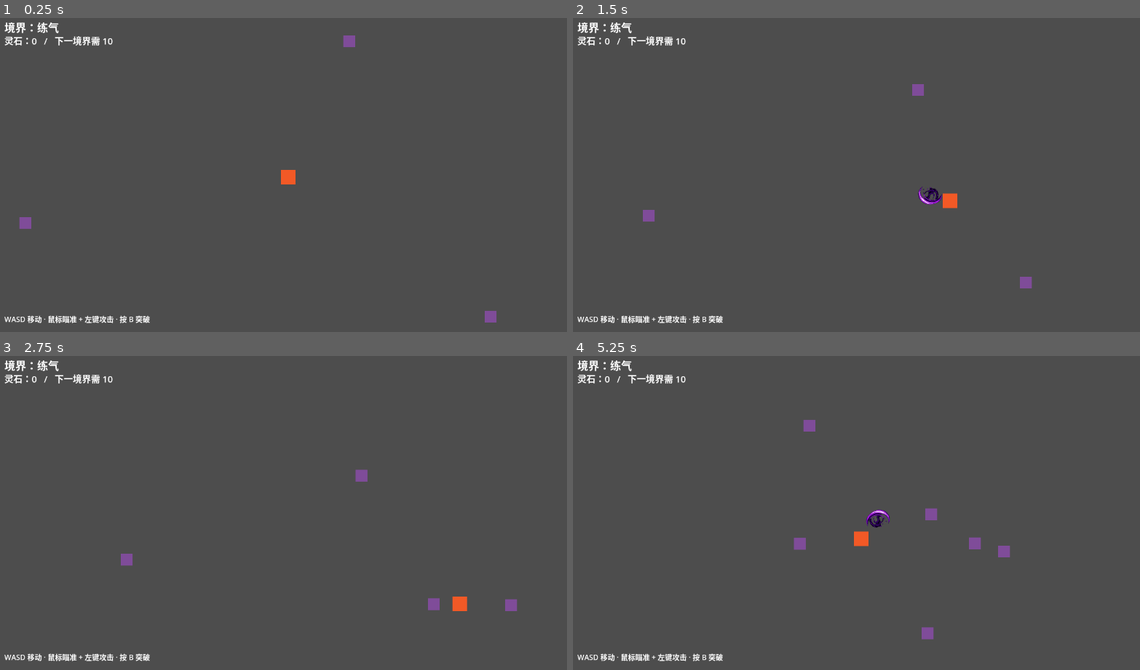
Above: before the commit, frames 1-4 (two rows, left to right).
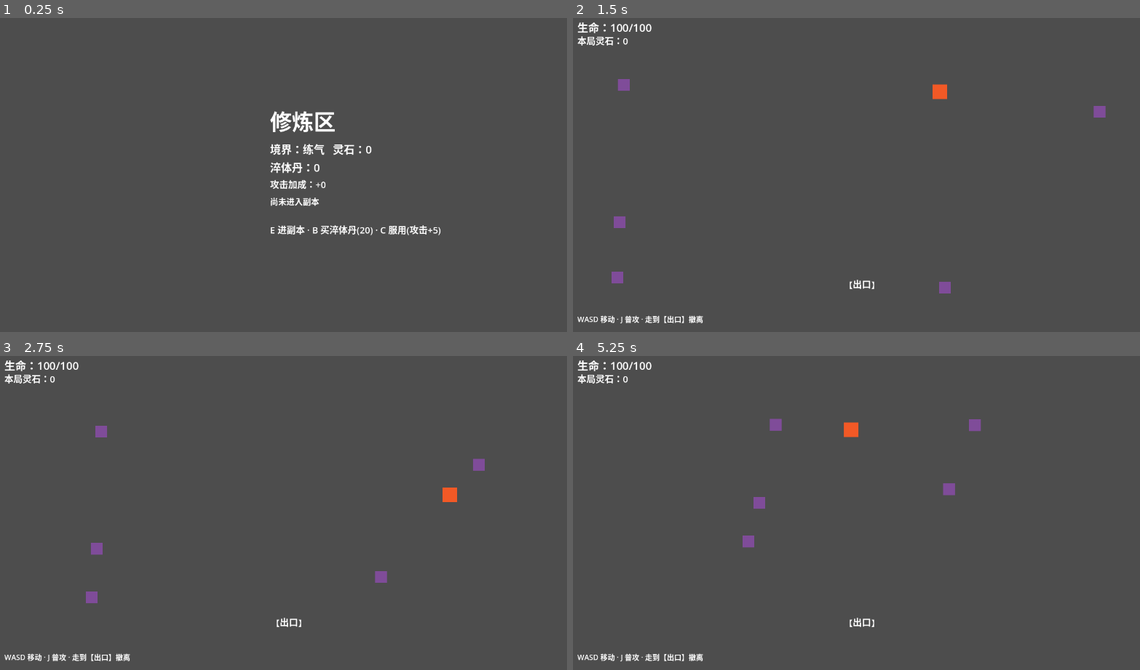
Above: after the commit, the same moments.

Repository: Qing-zhou2/xiuxian-game
Game: Godot game, scene res://scenes/Hub.tscn
Same seed, same stepped clock (60 frames per second), same inputs: the game is played once before the commit and once after it. Before the commit the project starts from res://scenes/Main.tscn.
Inputs (mouse positions are in pixels of both pictures, inside the frame that each line leads up to):
- Up to frame 1 (0.25 s): no input
- Up to frame 2 (1.5 s): tap Enter at 0.5 s; move the mouse to (986, 159) at 0.52 s; hold D 0.53-1.28 s; tap E at 0.6 s; click (986, 159) at 0.67 s; tap B at 0.8, 1.35 s; move the mouse to (743, 193) at 1.27 s; hold S from 1.28 s (still down); click (743, 193) at 1.42 s
- Up to frame 3 (2.75 s): tap C at 1.55, 2.1 s; move the mouse to (345, 443) at 2.02 s; release S at 2.03 s; hold D from 2.03 s (still down); click (345, 443) at 2.17 s; tap J at 2.3 s
- Up to frame 4 (5.25 s): move the mouse to (833, 582) at 2.77 s; release D at 2.78 s; hold W 2.78-3.53 s; tap J at 2.85 s; click (833, 582) at 2.92 s; tap E at 3.05, 3.6 s; move the mouse to (1037, 563) at 3.52 s; hold A 3.53-5.03 s; click (1037, 563) at 3.67 s; tap B at 3.8, 4.35 s; move the mouse to (686, 465) at 4.27 s; click (686, 465) at 4.42 s; tap C at 4.55, 5.1 s; move the mouse to (890, 516) at 5.02 s; hold S from 5.03 s (still down); click (890, 516) at 5.17 s

The runs differ from the first frame. In frame 1, 2.6% of the frame differs, in the area x 0-88%, y 1-98%; in frame 2, 1.8%; in frame 3, 1.8%; in frame 4, 2.1%.

Commit message:
完成 M1 最小可玩闭环：副本结算、丹药成长、收尾反馈与开发日志
Co-Authored-By: Claude <noreply@anthropic.com>

Diff:
--- /dev/null
+++ b/data/game_config.gd
@@ -0,0 +1,37 @@
+extends RefCounted
+
+# 全局数值与名称配置（铁律 #1：集中在 data/，禁止散落硬编码）
+# 当前用配置脚本；后续如需在 Godot 编辑器里可视化编辑，可迁移到 .tres Resource。
+
+# ---- 玩家（基础值；永久成长加成由 GameManager 叠加）----
+const PLAYER_MAX_HP := 100
+const PLAYER_ATTACK_DAMAGE := 10
+const PLAYER_MOVE_SPEED := 260.0
+const PLAYER_ATTACK_COOLDOWN := 0.3
+const PLAYER_ATTACK_RANGE := 40.0
+
+# ---- 敌人 ----
+const ENEMY_MAX_HP := 30
+const ENEMY_MOVE_SPEED := 90.0
+const ENEMY_SPIRIT_STONE_VALUE := 3
+const ENEMY_ATTACK_DAMAGE := 5
+const ENEMY_ATTACK_INTERVAL := 1.0
+
+# ---- 境界（序号 0=练气 1=筑基 2=金丹 3=元婴）----
+const REALM_NAMES := ["练气", "筑基", "金丹", "元婴"]
+const BREAKTHROUGH_COST := [0, 10, 40, 150]
+
+# ---- 副本结算 ----
+const FAILURE_RETENTION := 0.5  # 死亡失败时普通资源保留比例（下取整）
+
+# ---- 丹药（成长消耗品）----
+# 每种丹药一条配置；未来新增丹药 = 在数组里加一条，不改逻辑。
+const PILLS := [
+    {
+        "id": "attack",
+        "name": "淬体丹",
+        "price": 20,              # 灵石价格
+        "attr": "attack_damage",  # 提升的属性键
+        "amount": 5,              # 每次服用的提升量
+    },
+]
--- a/project.godot
+++ b/project.godot
@@ -11,12 +11,13 @@
 [application]
 
 config/name="修仙动作游戏"
-run/main_scene="res://scenes/Main.tscn"
+run/main_scene="res://scenes/Hub.tscn"
 config/features=PackedStringArray("4.5")
 
 [autoload]
 
 GameManager="*res://scripts/GameManager.gd"
+RunManager="*res://scripts/RunManager.gd"
 
 [display]
 
--- /dev/null
+++ b/scenes/Dungeon.tscn
@@ -0,0 +1,6 @@
+[gd_scene load_steps=2 format=3]
+
+[ext_resource type="Script" path="res://scripts/Dungeon.gd" id="1"]
+
+[node name="Dungeon" type="Node2D"]
+script = ExtResource("1")
--- /dev/null
+++ b/scenes/Hub.tscn
@@ -0,0 +1,6 @@
+[gd_scene load_steps=2 format=3]
+
+[ext_resource type="Script" path="res://scripts/Hub.gd" id="1"]
+
+[node name="Hub" type="Node2D"]
+script = ExtResource("1")
--- a/scenes/Main.tscn
+++ /dev/null
@@ -1,6 +0,0 @@
-[gd_scene load_steps=2 format=3]
-
-[ext_resource type="Script" path="res://scripts/Main.gd" id="1"]
-
-[node name="Main" type="Node2D"]
-script = ExtResource("1")
--- a/scripts/Drop.gd
+++ b/scripts/Drop.gd
@@ -6,6 +6,7 @@
 const DROP_TEXTURE := preload("res://assets/spirit_stone.png")
 
 var value := 3
+var _taken := false
 
 
 func _ready() -> void:
@@ -23,6 +24,9 @@
 
 
 func _on_body_entered(body: Node) -> void:
+	if _taken:
+		return
 	if body.is_in_group("player"):
-		GameManager.add_spirit_stones(value)
+		_taken = true
+		RunManager.add_temp_stones(value)
 		queue_free()
--- /dev/null
+++ b/scripts/Dungeon.gd
@@ -0,0 +1,124 @@
+extends Node2D
+
+# 副本：出生点、敌人、战斗、拾取（临时收益）、固定出口、死亡结算
+# 撤离/死亡统一走 RunManager.settle() 后返回修炼区
+
+const PlayerScript := preload("res://scripts/Player.gd")
+const EnemyScript := preload("res://scripts/Enemy.gd")
+
+const SPAWN_POS := Vector2(640, 120)   # 玩家出生点
+const EXIT_POS := Vector2(640, 600)    # 固定撤离出口
+const ENEMY_COUNT := 5                 # 本局敌人数量（M1 固定一批，不做刷新）
+
+var player
+var hud_hp: Label
+var hud_stones: Label
+var hud_hint: Label
+var _run_ended := false
+
+
+func _ready() -> void:
+	RunManager.reset()   # 进副本清空单局临时状态
+	_setup_exit()
+	_spawn_player()
+	_setup_hud()
+	for i in ENEMY_COUNT:
+		_spawn_enemy()
+	RunManager.temp_stones_changed.connect(_on_temp_stones_changed)
+	_update_hud()
+
+
+func _setup_exit() -> void:
+	var exit_area := Area2D.new()
+	exit_area.collision_layer = 0
+	exit_area.collision_mask = 1  # 检测玩家层
+	var shape := CollisionShape2D.new()
+	var circle := CircleShape2D.new()
+	circle.radius = 36.0
+	shape.shape = circle
+	exit_area.add_child(shape)
+	exit_area.position = EXIT_POS
+	add_child(exit_area)
+	exit_area.body_entered.connect(_on_exit_entered)
+
+
+func _spawn_player() -> void:
+	player = PlayerScript.new()
+	add_child(player)
+	player.add_to_group("player")
+	player.global_position = SPAWN_POS
+	player.health_changed.connect(_on_health_changed)
+
+
+func _spawn_enemy() -> void:
+	var enemy = EnemyScript.new()
+	add_child(enemy)
+	enemy.player = player
+	enemy.global_position = _random_spawn_pos()
+
+
+func _random_spawn_pos() -> Vector2:
+	match randi() % 4:
+		0: return Vector2(randf_range(40, 1240), 40)
+		1: return Vector2(randf_range(40, 1240), 680)
+		2: return Vector2(40, randf_range(40, 680))
+		3: return Vector2(1240, randf_range(40, 680))
+	return Vector2(640, 360)
+
+
+func _setup_hud() -> void:
+	var canvas := CanvasLayer.new()
+	add_child(canvas)
+
+	hud_hp = Label.new()
+	hud_hp.position = Vector2(16, 12)
+	hud_hp.add_theme_font_size_override("font_size", 24)
+	canvas.add_child(hud_hp)
+
+	hud_stones = Label.new()
+	hud_stones.position = Vector2(16, 44)
+	hud_stones.add_theme_font_size_override("font_size", 20)
+	canvas.add_child(hud_stones)
+
+	hud_hint = Label.new()
+	hud_hint.position = Vector2(16, 660)
+	hud_hint.add_theme_font_size_override("font_size", 16)
+	canvas.add_child(hud_hint)
+
+	# 出口标记（占位文字，后续换正式出口素材）
+	var exit_label := Label.new()
+	exit_label.text = "【出口】"
+	exit_label.position = EXIT_POS - Vector2(30, 20)
+	exit_label.add_theme_font_size_override("font_size", 20)
+	canvas.add_child(exit_label)
+
+
+func _update_hud() -> void:
+	if player == null or not is_instance_valid(player):
+		return
+	hud_hp.text = "生命：" + str(player.hp) + "/" + str(player.max_hp)
+	hud_stones.text = "本局灵石：" + str(RunManager.temp_stones)
+	hud_hint.text = "WASD 移动 · J 普攻 · 走到【出口】撤离"
+
+
+func _on_temp_stones_changed(_amount: int) -> void:
+	_update_hud()
+
+
+func _on_health_changed(hp: int) -> void:
+	_update_hud()
+	if hp <= 0:
+		_end_run(false)
+
+
+func _on_exit_entered(body: Node) -> void:
+	if body == player:
+		_end_run(true)
+
+
+func _end_run(success: bool) -> void:
+	if _run_ended:
+		return
+	_run_ended = true
+	RunManager.settle(success)
+	get_tree().call_deferred("change_scene_to_file", "res://scenes/Hub.tscn")
--- a/scripts/Enemy.gd
+++ b/scripts/Enemy.gd
@@ -3,14 +3,19 @@
 # 敌人：简单追击 AI（MVP 用代码，后续换 LimboAI 行为树）
 # 美术素材：assets/enemy.png（覆盖同名文件即可换图）
 
+const GameConfig := preload("res://data/game_config.gd")
 const DropScript := preload("res://scripts/Drop.gd")
 const ENEMY_TEXTURE := preload("res://assets/enemy.png")
 
-const MOVE_SPEED := 90.0
+const MOVE_SPEED := GameConfig.ENEMY_MOVE_SPEED
+const ATTACK_DAMAGE := GameConfig.ENEMY_ATTACK_DAMAGE
+const ATTACK_INTERVAL := GameConfig.ENEMY_ATTACK_INTERVAL
+const CONTACT_RANGE := 30.0   # 接触伤害判定距离（MVP 用距离，后续换 Area2D）
 
-var hp := 30
-var spirit_stone_value := 3
+var hp := GameConfig.ENEMY_MAX_HP
+var spirit_stone_value := GameConfig.ENEMY_SPIRIT_STONE_VALUE
 var player: Node2D
+var _attack_timer := 0.0
 
 
 func _ready() -> void:
@@ -26,12 +31,18 @@
 	add_child(sprite)
 
 
-func _physics_process(_delta: float) -> void:
+func _physics_process(delta: float) -> void:
 	if player == null or not is_instance_valid(player):
 		return
 	var dir := (player.global_position - global_position).normalized()
 	velocity = dir * MOVE_SPEED
 	move_and_slide()
+	_attack_timer = max(0.0, _attack_timer - delta)
+	# 接触伤害：靠近玩家时按间隔造成伤害（MVP 用距离判定，后续可换 Area2D 攻击判定）
+	if _attack_timer <= 0.0 and global_position.distance_to(player.global_position) < CONTACT_RANGE:
+		_attack_timer = ATTACK_INTERVAL
+		if player.has_method("take_damage"):
+			player.take_damage(ATTACK_DAMAGE)
 
 
 func take_damage(dmg: int) -> void:
--- a/scripts/GameManager.gd
+++ b/scripts/GameManager.gd
@@ -5,14 +5,19 @@
 
 signal realm_changed(new_realm: int)
 signal currency_changed(amount: int)
+signal pills_changed(count: int)
+
+const GameConfig := preload("res://data/game_config.gd")
 
 # 境界配置（序号 0=练气 1=筑基 2=金丹 3=元婴）
-const REALM_NAMES := ["练气", "筑基", "金丹", "元婴"]
-# 突破到下一境界所需灵石（初版占位，后续平衡，见 docs/GDD.md）
-const BREAKTHROUGH_COST := [0, 10, 40, 150]
+const REALM_NAMES := GameConfig.REALM_NAMES
+# 突破到下一境界所需灵石（初版占位，后续平衡，见 docs/GAME_DESIGN.md）
+const BREAKTHROUGH_COST := GameConfig.BREAKTHROUGH_COST
 
 var realm := 0
 var spirit_stones := 0
+var pills := {}        # 丹药持有数：id -> 数量
+var attr_bonus := {}   # 永久属性加成：属性键 -> 数值
 
 
 func add_spirit_stones(n: int) -> void:
@@ -42,3 +47,42 @@
 	if realm >= REALM_NAMES.size() - 1:
 		return -1
 	return BREAKTHROUGH_COST[realm + 1]
+
+
+# ---- 丹药（成长消耗品：灵石 → 丹药 → 属性）----
+
+func pill_def(id: String) -> Dictionary:
+	for p in GameConfig.PILLS:
+		if p["id"] == id:
+			return p
+	return {}
+
+
+func pill_count(id: String) -> int:
+	return int(pills.get(id, 0))
+
+
+func get_attr_bonus(attr: String) -> int:
+	return int(attr_bonus.get(attr, 0))
+
+
+func buy_pill(id: String) -> bool:
+	var def := pill_def(id)
+	if def.is_empty() or spirit_stones < int(def["price"]):
+		return false
+	spirit_stones -= int(def["price"])
+	pills[id] = pill_count(id) + 1
+	currency_changed.emit(spirit_stones)
+	pills_changed.emit(pill_count(id))
+	return true
+
+
+func consume_pill(id: String) -> bool:
+	var def := pill_def(id)
+	if def.is_empty() or pill_count(id) <= 0:
+		return false
+	pills[id] = pill_count(id) - 1
+	var attr := str(def["attr"])
+	attr_bonus[attr] = get_attr_bonus(attr) + int(def["amount"])
+	pills_changed.emit(pill_count(id))
+	return true
--- /dev/null
+++ b/scripts/Hub.gd
@@ -0,0 +1,121 @@
+extends Node2D
+
+# 修炼区：展示永久资源、结算结果，买丹药/服用，按 E 进入副本
+# 丹药链路（灵石 → 丹药 → 属性）见 docs/DEV_LOG.md 决策 20-21
+
+var _info: Label
+var _pill: Label
+var _bonus: Label
+var _last: Label
+var _hint: Label
+var _msg: Label
+var _msg_timer: Timer
+
+
+func _ready() -> void:
+	_setup_ui()
+	GameManager.currency_changed.connect(_on_currency_changed)
+	GameManager.pills_changed.connect(_on_pills_changed)
+	_update_ui()
+
+
+func _setup_ui() -> void:
+	var canvas := CanvasLayer.new()
+	add_child(canvas)
+
+	var title := Label.new()
+	title.text = "修炼区"
+	title.position = Vector2(600, 200)
+	title.add_theme_font_size_override("font_size", 48)
+	canvas.add_child(title)
+
+	_info = Label.new()
+	_info.position = Vector2(600, 280)
+	_info.add_theme_font_size_override("font_size", 24)
+	canvas.add_child(_info)
+
+	_pill = Label.new()
+	_pill.position = Vector2(600, 320)
+	_pill.add_theme_font_size_override("font_size", 24)
+	canvas.add_child(_pill)
+
+	_bonus = Label.new()
+	_bonus.position = Vector2(600, 360)
+	_bonus.add_theme_font_size_override("font_size", 20)
+	canvas.add_child(_bonus)
+
+	_last = Label.new()
+	_last.position = Vector2(600, 400)
+	_last.add_theme_font_size_override("font_size", 18)
+	canvas.add_child(_last)
+
+	_hint = Label.new()
+	_hint.position = Vector2(600, 460)
+	_hint.add_theme_font_size_override("font_size", 20)
+	canvas.add_child(_hint)
+
+	_msg = Label.new()
+	_msg.position = Vector2(600, 520)
+	_msg.add_theme_font_size_override("font_size", 18)
+	_msg.visible = false
+	canvas.add_child(_msg)
+
+	_msg_timer = Timer.new()
+	_msg_timer.one_shot = true
+	_msg_timer.wait_time = 1.6
+	add_child(_msg_timer)
+	_msg_timer.timeout.connect(_clear_msg)
+
+
+func _update_ui() -> void:
+	_info.text = "境界：" + GameManager.realm_name() + "   灵石：" + str(GameManager.spirit_stones)
+	var def := GameManager.pill_def("attack")
+	_pill.text = str(def.get("name", "")) + "：" + str(GameManager.pill_count("attack"))
+	_bonus.text = "攻击加成：+" + str(GameManager.get_attr_bonus("attack_damage"))
+	_last.text = _last_run_text()
+	_hint.text = "E 进副本 · B 买" + str(def.get("name", "")) + "(" + str(def.get("price", 0)) + ") · C 服用(攻击+" + str(def.get("amount", 0)) + ")"
+
+
+func _last_run_text() -> String:
+	if not RunManager.has_run:
+		return "尚未进入副本"
+	if RunManager.last_run_success:
+		return "上次结算：撤离成功 +" + str(RunManager.last_run_gain) + " 灵石"
+	return "上次结算：死亡，保留 " + str(RunManager.last_run_gain) + " 灵石"
+
+
+func _show_msg(text: String) -> void:
+	_msg.text = text
+	_msg.visible = true
+	_msg_timer.start()
+
+
+func _clear_msg() -> void:
+	_msg.visible = false
+
+
+func _on_currency_changed(_amount: int) -> void:
+	_update_ui()
+
+
+func _on_pills_changed(_count: int) -> void:
+	_update_ui()
+
+
+func _unhandled_input(event: InputEvent) -> void:
+	if not (event is InputEventKey and event.pressed and not event.echo):
+		return
+	match event.keycode:
+		KEY_E:
+			get_tree().change_scene_to_file("res://scenes/Dungeon.tscn")
+		KEY_B:
+			if GameManager.buy_pill("attack"):
+				_show_msg("购买成功")
+			else:
+				_show_msg("灵石不足，无法购买")
+		KEY_C:
+			if GameManager.consume_pill("attack"):
+				var amount := int(GameManager.pill_def("attack").get("amount", 0))
+				_show_msg("服用成功，攻击 +" + str(amount))
+			else:
+				_show_msg("没有可服用的丹药")
--- a/scripts/Main.gd
+++ /dev/null
@@ -1,95 +0,0 @@
-extends Node2D
-
-# 主场景：生成玩家、敌人，维护 HUD
-
-const PlayerScript := preload("res://scripts/Player.gd")
-const EnemyScript := preload("res://scripts/Enemy.gd")
-
-var player
-var hud_realm: Label
-var hud_stones: Label
-var hud_hint: Label
-
-
-func _ready() -> void:
-	_spawn_player()
-	_setup_hud()
-	GameManager.realm_changed.connect(_on_realm_changed)
-	GameManager.currency_changed.connect(_on_currency_changed)
-	# 定时刷怪
-	var timer := Timer.new()
-	timer.wait_time = 1.5
-	timer.autostart = true
-	add_child(timer)
-	timer.timeout.connect(_spawn_enemy)
-	# 开局先来几个
-	for i in 3:
-		_spawn_enemy()
-	_update_hud()
-
-
-func _spawn_player() -> void:
-	player = PlayerScript.new()
-	add_child(player)
-	player.add_to_group("player")
-	player.global_position = Vector2(640, 360)
-	player.health_changed.connect(_on_health_changed)
-
-
-func _spawn_enemy() -> void:
-	var enemy = EnemyScript.new()
-	add_child(enemy)
-	enemy.player = player
-	enemy.global_position = _random_spawn_pos()
-
-
-func _random_spawn_pos() -> Vector2:
-	match randi() % 4:
-		0: return Vector2(randf_range(40, 1240), 40)
-		1: return Vector2(randf_range(40, 1240), 680)
-		2: return Vector2(40, randf_range(40, 680))
-		3: return Vector2(1240, randf_range(40, 680))
-	return Vector2(640, 360)
-
-
-func _setup_hud() -> void:
-	var canvas := CanvasLayer.new()
-	add_child(canvas)
-	hud_realm = Label.new()
-	hud_realm.position = Vector2(16, 12)
-	hud_realm.add_theme_font_size_override("font_size", 24)
-	canvas.add_child(hud_realm)
-	hud_stones = Label.new()
-	hud_stones.position = Vector2(16, 44)
-	hud_stones.add_theme_font_size_override("font_size", 20)
-	canvas.add_child(hud_stones)
-	hud_hint = Label.new()
-	hud_hint.position = Vector2(16, 660)
-	hud_hint.add_theme_font_size_override("font_size", 16)
-	canvas.add_child(hud_hint)
-
-
-func _update_hud() -> void:
-	hud_realm.text = "境界：" + GameManager.realm_name()
-	var cost := GameManager.next_cost()
-	var cost_text := "已到顶" if cost < 0 else str(cost)
-	hud_stones.text = "灵石：" + str(GameManager.spirit_stones) + "   /   下一境界需 " + cost_text
-	hud_hint.text = "WASD 移动 · 鼠标瞄准 + 左键攻击 · 按 B 突破"
-
-
-func _on_realm_changed(_new_realm: int) -> void:
-	_update_hud()
-
-
-func _on_currency_changed(_amount: int) -> void:
-	_update_hud()
-
-
-func _on_health_changed(_hp: int) -> void:
-	pass  # 后续加血条 UI
-
-
-func _unhandled_input(event: InputEvent) -> void:
-	if event is InputEventKey and event.pressed and event.keycode == KEY_B:
-		if GameManager.try_breakthrough():
-			_update_hud()
--- a/scripts/Player.gd
+++ b/scripts/Player.gd
@@ -1,25 +1,31 @@
 extends CharacterBody2D
 
-# 玩家：WASD 移动 + 鼠标瞄准 + 左键刀攻（火）
-# 手动瞄准攻击（哈迪斯式），见 docs/GDD.md
+# 玩家：WASD 移动 + J 普攻，朝向用「最后方向记忆」（不鼠标瞄准）
+# 决策见 docs/DEV_LOG.md 与 docs/GAME_DESIGN.md
 # 美术素材：assets/player.png（覆盖同名文件即可换图）
 
 signal health_changed(hp: int)
 
+const GameConfig := preload("res://data/game_config.gd")
 const SlashScript := preload("res://scripts/Slash.gd")
 const PLAYER_TEXTURE := preload("res://assets/player.png")
 
-const MOVE_SPEED := 260.0
-const ATTACK_COOLDOWN := 0.3
+const MOVE_SPEED := GameConfig.PLAYER_MOVE_SPEED
+const ATTACK_COOLDOWN := GameConfig.PLAYER_ATTACK_COOLDOWN
+const ATTACK_RANGE := GameConfig.PLAYER_ATTACK_RANGE   # 刀气出生点相对玩家的偏移距离
 
-var max_hp := 100
-var hp := 100
-var attack_damage := 10
+var max_hp := GameConfig.PLAYER_MAX_HP
+var hp := GameConfig.PLAYER_MAX_HP
+var attack_damage := GameConfig.PLAYER_ATTACK_DAMAGE  # 基础值，_ready 叠加永久加成
+
+# 朝向：最后一次非零移动方向，默认朝右
+var facing := Vector2.RIGHT
 
 var _attack_timer := 0.0
 
 
 func _ready() -> void:
+	attack_damage += GameManager.get_attr_bonus("attack_damage")  # 叠加永久攻击加成
 	collision_layer = 1
 	collision_mask = 0
 	var shape := CollisionShape2D.new()
@@ -38,6 +44,8 @@
 	if Input.is_key_pressed(KEY_S): dir.y += 1
 	if Input.is_key_pressed(KEY_A): dir.x -= 1
 	if Input.is_key_pressed(KEY_D): dir.x += 1
+	if dir != Vector2.ZERO:
+		facing = dir.normalized()
 	velocity = dir.normalized() * MOVE_SPEED
 	move_and_slide()
 	position = position.clamp(Vector2(20, 20), Vector2(1260, 700))
@@ -45,7 +53,7 @@
 
 
 func _unhandled_input(event: InputEvent) -> void:
-	if event is InputEventMouseButton and event.button_index == MOUSE_BUTTON_LEFT and event.pressed:
+	if event is InputEventKey and event.keycode == KEY_J and event.pressed and not event.echo:
 		attack()
 
 
@@ -53,12 +61,11 @@
 	if _attack_timer > 0.0:
 		return
 	_attack_timer = ATTACK_COOLDOWN
-	var aim := (get_global_mouse_position() - global_position).normalized()
 	var slash = SlashScript.new()
 	slash.damage = attack_damage
 	get_parent().add_child(slash)
-	slash.global_position = global_position + aim * 40.0
-	slash.rotation = aim.angle()
+	slash.global_position = global_position + facing * ATTACK_RANGE
+	slash.rotation = facing.angle()
 
 
 func take_damage(dmg: int) -> void:
--- /dev/null
+++ b/scripts/RunManager.gd
@@ -0,0 +1,40 @@
+extends Node
+
+# 单局状态：临时收益 + 结算防重复（与永久资源分离）
+# 进副本 RunManager.reset()；撤离/死亡 RunManager.settle() 只结算一次
+
+signal temp_stones_changed(amount: int)
+
+const GameConfig := preload("res://data/game_config.gd")
+
+var temp_stones := 0
+var settled := false
+var has_run := false          # 是否已完成过至少一局（供修炼区显示结算结果）
+var last_run_success := false # 上一局是否撤离成功
+var last_run_gain := 0        # 上一局入账的永久灵石
+
+
+func reset() -> void:
+	temp_stones = 0
+	settled = false
+
+
+func add_temp_stones(n: int) -> void:
+	temp_stones += n
+	temp_stones_changed.emit(temp_stones)
+
+
+func settle(success: bool) -> int:
+	# 统一结算：成功全额、失败按比例保留；只执行一次，返回入账的永久灵石
+	if settled:
+		return 0
+	settled = true
+	var keep := temp_stones
+	if not success:
+		keep = int(temp_stones * GameConfig.FAILURE_RETENTION)  # 下取整
+	GameManager.add_spirit_stones(keep)
+	temp_stones = 0
+	has_run = true
+	last_run_success = success
+	last_run_gain = keep
+	return keep
Not shown, added: data/game_config.gd.uid
Not shown, added: scripts/Dungeon.gd.uid
Not shown, added: scripts/Hub.gd.uid
Not shown, removed: scripts/Main.gd.uid
Not shown, added: scripts/RunManager.gd.uid
Not shown, changed: CLAUDE.md
Not shown, added: docs/AI_WORKFLOW.md
Not shown, added: docs/DEV_LOG.md
Not shown, added: docs/GAME_DESIGN.md
Not shown, removed: docs/GDD.md
Not shown, added: docs/ROADMAP.md
Not shown, added: docs/TECHNICAL_DESIGN.md
(and 3 more such lines)
